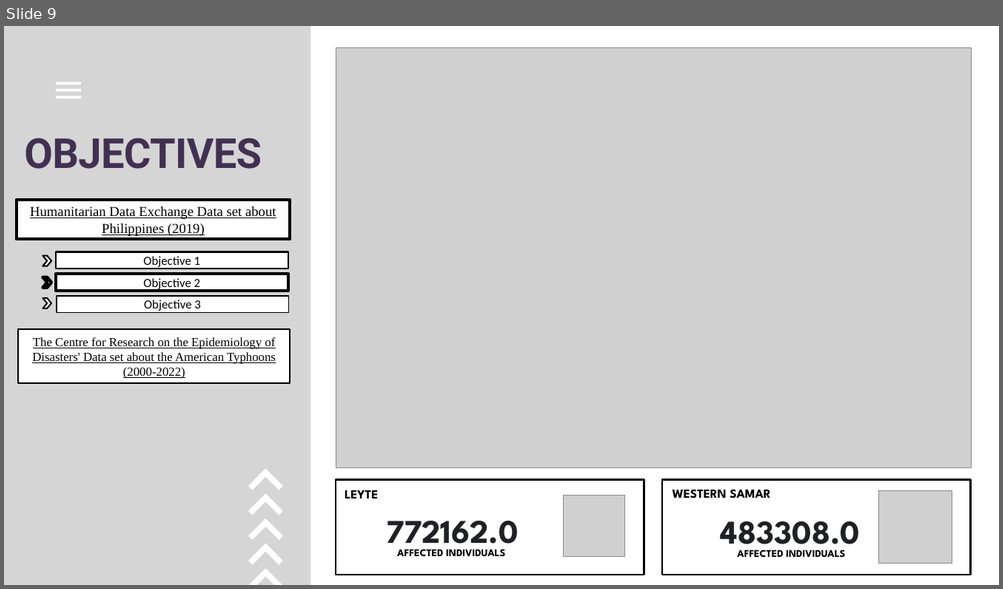
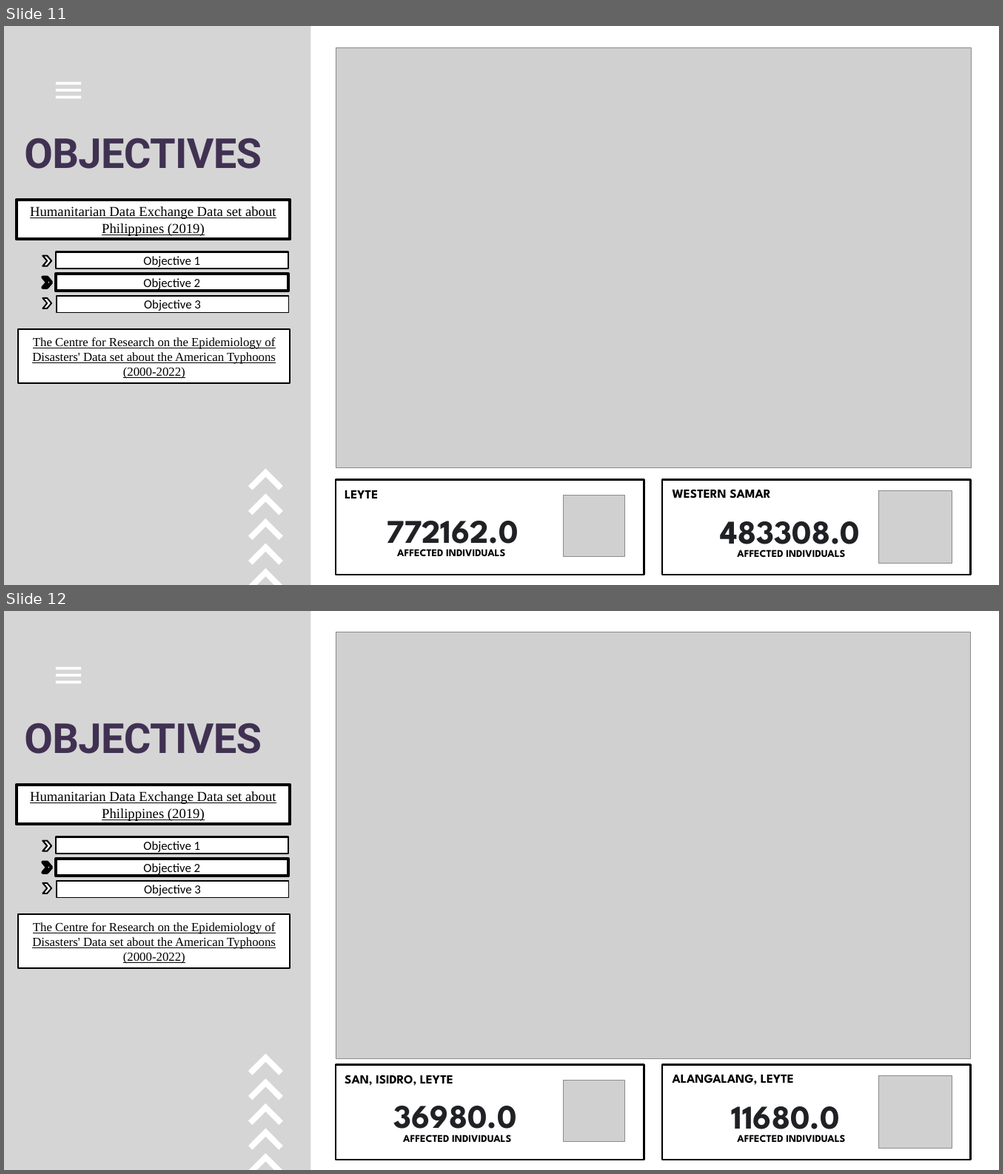
Before and after one commit to GEA960/ITBA-3207_TeamTyphoonAnalysts, a slide deck: Final PPT presentation.pptx. Shown one above the other, each under a label of ours: slide 9 before the commit, slides 11 and 12 after it. The pictures are 1003x589 and 1003x1174 pixels, drawn with LibreOffice and Linux fonts; fonts in the diff are those of the drawing; grey boxes stand for pictures. Boxes give left, top, right and bottom in pixels: in the first picture for what was removed or moved away, otherwise in the second. Text is boxed around its words. In the diff, an @@ line names an element or a change of style, - is before the commit and + after.

Commit message:
Added in-depth analysis for objectives 1 and 2 in Philippine Datasets

```diff
--- a/Final PPT presentation.pptx
+++ b/Final PPT presentation.pptx
@@ slide 12 added at bbox=[4, 611, 999, 1170], background #FFFFFF @@
@@ freeform shape added at bbox=[4, 611, 311, 1170], fill #D5D5D5 @@
@@ picture added at bbox=[336, 632, 970, 1059] @@
@@ freeform shape added at bbox=[56, 667, 81, 684], fill #FFFFFF @@
@@ text added at bbox=[24, 723, 262, 754], 60 pt, text #403152, bold @@
+OBJECTIVES
@@ rectangle added at bbox=[17, 785, 290, 825], fill #FFFFFF, outline #000000 4.5 pt, 20 pt, text #000000, underline @@
+Humanitarian Data Exchange Data set about Philippines (2019)
@@ chevron added at bbox=[42, 840, 52, 851], fill #FFFFFF, outline #000000 2.25 pt @@
@@ rectangle added at bbox=[56, 837, 288, 854], fill #FFFFFF, outline #000000 2.25 pt, 18 pt, text #000000 @@
+Objective 1
@@ chevron added at bbox=[42, 862, 52, 872], fill #FFFFFF, outline #000000 4.5 pt @@
@@ rectangle added at bbox=[56, 859, 288, 876], fill #FFFFFF, outline #000000 4.5 pt, 18 pt, text #000000 @@
+Objective 2
@@ chevron added at bbox=[42, 883, 52, 894], fill #FFFFFF, outline #000000 2 pt @@
@@ rectangle added at bbox=[57, 881, 288, 898], fill #FFFFFF, outline #000000 2 pt, 18 pt, text #000000 @@
+Objective 3
@@ rectangle added at bbox=[18, 914, 290, 968], fill #FFFFFF, outline #000000 2 pt, 18 pt, text #000000, underline @@
+The Centre for Research on the Epidemiology of Disasters' Data set about the American Typhoons (2000-2022)
@@ freeform shape added at bbox=[248, 1054, 283, 1170], fill #FFFFFF @@
@@ rectangle added at bbox=[336, 1065, 644, 1160], fill #FFFFFF, outline #000000 3 pt @@
@@ text added at bbox=[344, 1075, 453, 1086], 18 pt, text #000000, bold @@
+SAN, ISIDRO, LEYTE
@@ rectangle added at bbox=[662, 1065, 970, 1160], fill #FFFFFF, outline #000000 3 pt @@
@@ text added at bbox=[672, 1074, 794, 1085], 18 pt, text #000000, bold @@
+ALANGALANG, LEYTE
@@ picture added at bbox=[878, 1076, 951, 1148] @@
@@ picture added at bbox=[563, 1080, 625, 1142] @@
@@ text added at bbox=[394, 1106, 517, 1139], 48 pt, text #202124, bold @@
+36980.0
@@ text added at bbox=[731, 1107, 839, 1139], 48 pt, text #202124, bold @@
+11680.0
@@ text added at bbox=[403, 1135, 511, 1142], 15 pt, text #000000, bold @@
+AFFECTED INDIVIDUALS
@@ text added at bbox=[737, 1135, 845, 1142], 15 pt, text #000000, bold @@
+AFFECTED INDIVIDUALS
@@ what was slide 9 is now slide 11 @@
```
Also in this commit, not shown: 2 other slides added.
